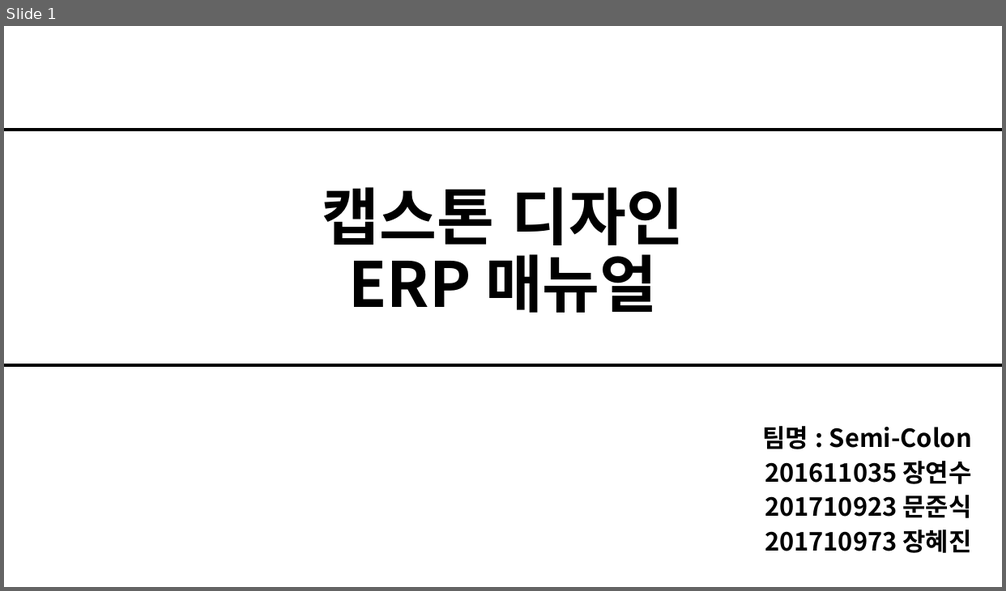
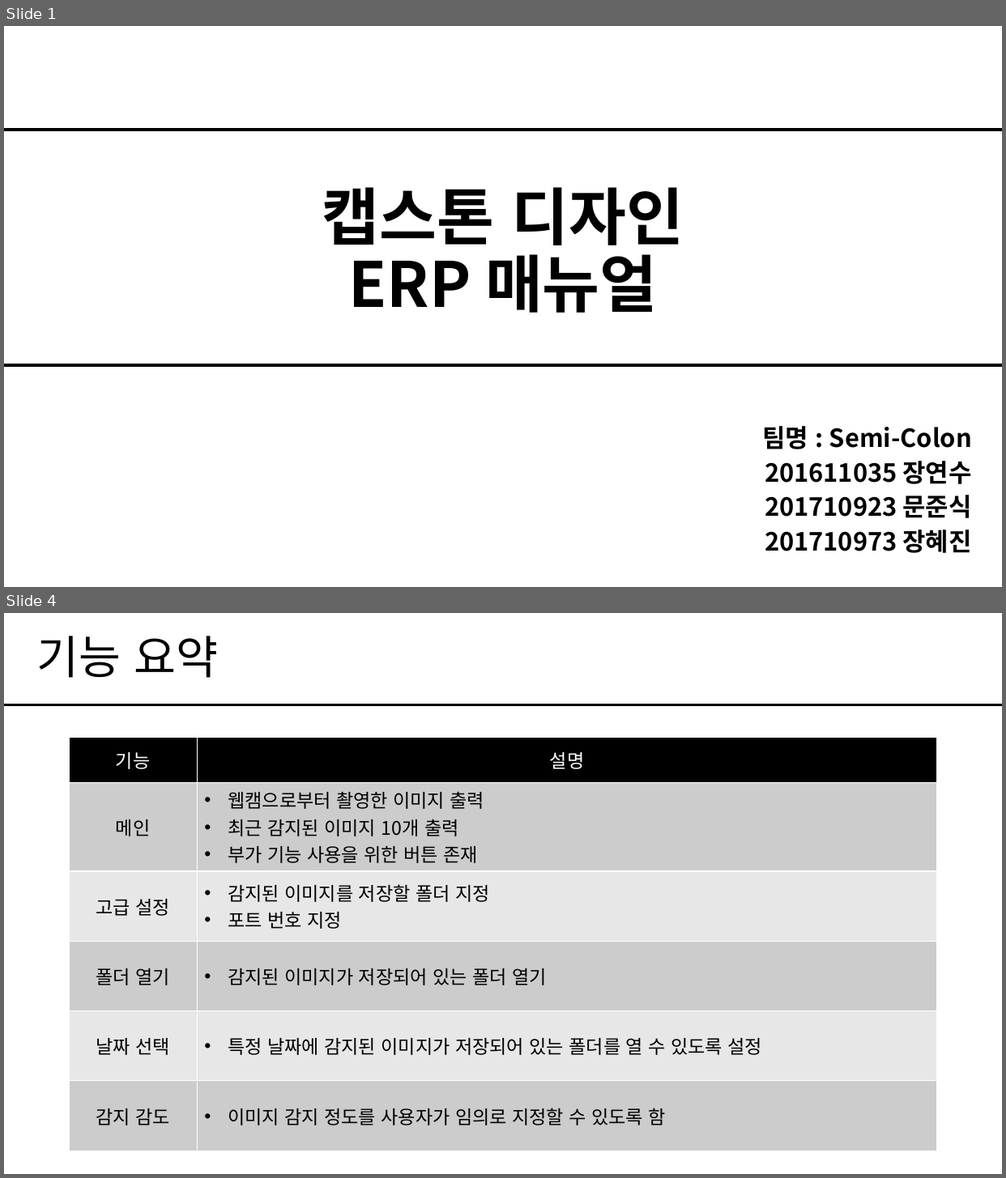
Before and after one commit to Semicolon-JangHyeJin/sc-grad-doc, a slide deck: Document/7. 매뉴얼/[ERP]매뉴얼_Ver1.0.0_Semi-Colon.pptx. Shown one above the other, each under a label of ours: slide 1 before the commit, slides 1 and 4 after it; the slides between them are not shown. The pictures are 1006x591 and 1006x1178 pixels, drawn with LibreOffice and Linux fonts; fonts in the diff are those of the drawing. Boxes give left, top, right and bottom in pixels: in the first picture for what was removed or moved away, otherwise in the second. Text is boxed around its words. In the diff, an @@ line names an element or a change of style, - is before the commit and + after.

```diff
--- a/Document/7. 매뉴얼/[ERP]매뉴얼_Ver1.0.0_Semi-Colon.pptx
+++ b/Document/7. 매뉴얼/[ERP]매뉴얼_Ver1.0.0_Semi-Colon.pptx
@@ slide 4 added at <box>4,613,1002,1174</box>, background #FFFFFF @@
@@ title added at <box>37,636,219,678</box>, 44 pt, text #000000 @@
+기능 요약
@@ line added from (4, 705) to (1002, 705), #000000 2.25 pt @@
@@ table added at <box>69,738,938,1138</box>, 6 rows, 2 columns @@
+기능 | 설명
+메인 | 웹캠으로부터 촬영한 이미지 출력 / 최근 감지된 이미지 10개 출력 / 부가 기능 사용을 위한 버튼 존재
+고급 설정 | 감지된 이미지를 저장할 폴더 지정 / 포트 번호 지정
+폴더 열기 | 감지된 이미지가 저장되어 있는 폴더 열기
+날짜 선택 | 특정 날짜에 감지된 이미지가 저장되어 있는 폴더를 열 수 있도록 설정
+감지 감도 | 이미지 감지 정도를 사용자가 임의로 지정할 수 있도록 함
```
Also in this commit, not shown: 2 slides changed, 7 other slides added, 3 slides removed, 3 other files.
